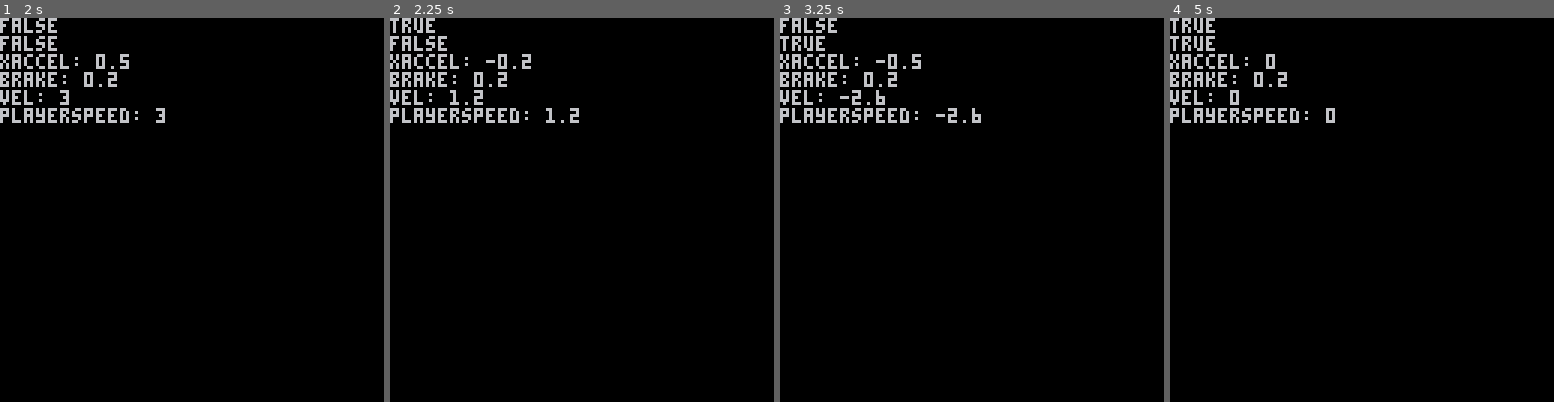
Above: before the commit, frames 1-4 (left to right).
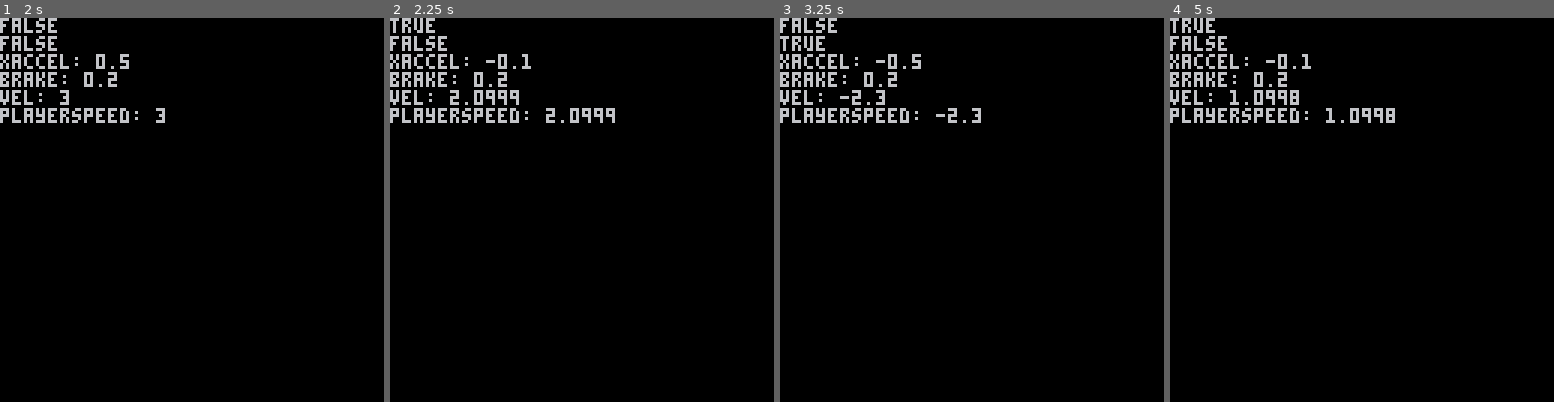
Above: after the commit, the same moments.

Repository: jloiterman/ld51_new
Game: PICO-8 cartridge ld51.p8
Same seed, same stepped clock (60 frames per second), same inputs: the game is played once before the commit and once after it.
Inputs:
- Up to frame 1 (2 s): hold Right from 1.6 s (still down)
- Up to frame 2 (2.25 s): release Right at 2.1 s
- Up to frame 3 (3.25 s): hold Right 2.47-3.03 s; hold Left from 3.08 s (still down)
- Up to frame 4 (5 s): release Left at 3.58 s; hold Right 4.02-4.68 s

Frame 1 is identical in both runs. In frame 2, 0.5% of the frame differs, in the area x 15-59%, y 9-28%; in frame 3, less than 0.1%; in frame 4, 1.0%, in the area x 0-59%, y 4-28%.

Commit message:
move braking into the 'regular' cases

Diff:
--- a/ld51.p8
+++ b/ld51.p8
@@ -51,6 +51,12 @@
     -- find the player's desired movement direction
     accel=0
     if btn(0) and btn(1) then -- keep on keepin' on
+    elseif not(btn(0)) and not(btn(1)) then -- coast to a stop
+ 	 	    if getplayerspeed()<0 then
+ 	 	        accel=min(0.2,v_mag(p.vel))
+ 	 	    elseif getplayerspeed()>0 then
+ 	 	        accel=max(-0.2,-1*v_mag(p.vel))
+ 	 	    end
     elseif btn(0) then -- try to go left
         accel=-1
     elseif btn(1) then -- try to go right
@@ -67,23 +73,6 @@
     if (velocity_mag>p.max_speed) then
         p.vel=v_mults(p.vel,p.max_speed/velocity_mag)
     end
-
-    -- apply braking if the player isn't
-    -- pressing anything
-    if nobuttons() then
-	     if (abs(getplayerspeed())<v_mag(p.brake)) then
- 	 	    p.accel=v_mults(p.accel,0)
- 	 	   	p.vel=v_mults(p.vel,0)
- 	    end
- 	    if getplayerspeed()<0 then
- 	 	    p.accel=p.brake
- 	    end
- 	    if getplayerspeed()>0 then
- 	 	    p.accel=v_mults(p.brake,-1)
- 	    end
- 	    p.vel=v_addv(p.vel,p.accel)
-    end
-
     -- move the player
     p.pos=v_addv(p.pos,p.vel)
 end
